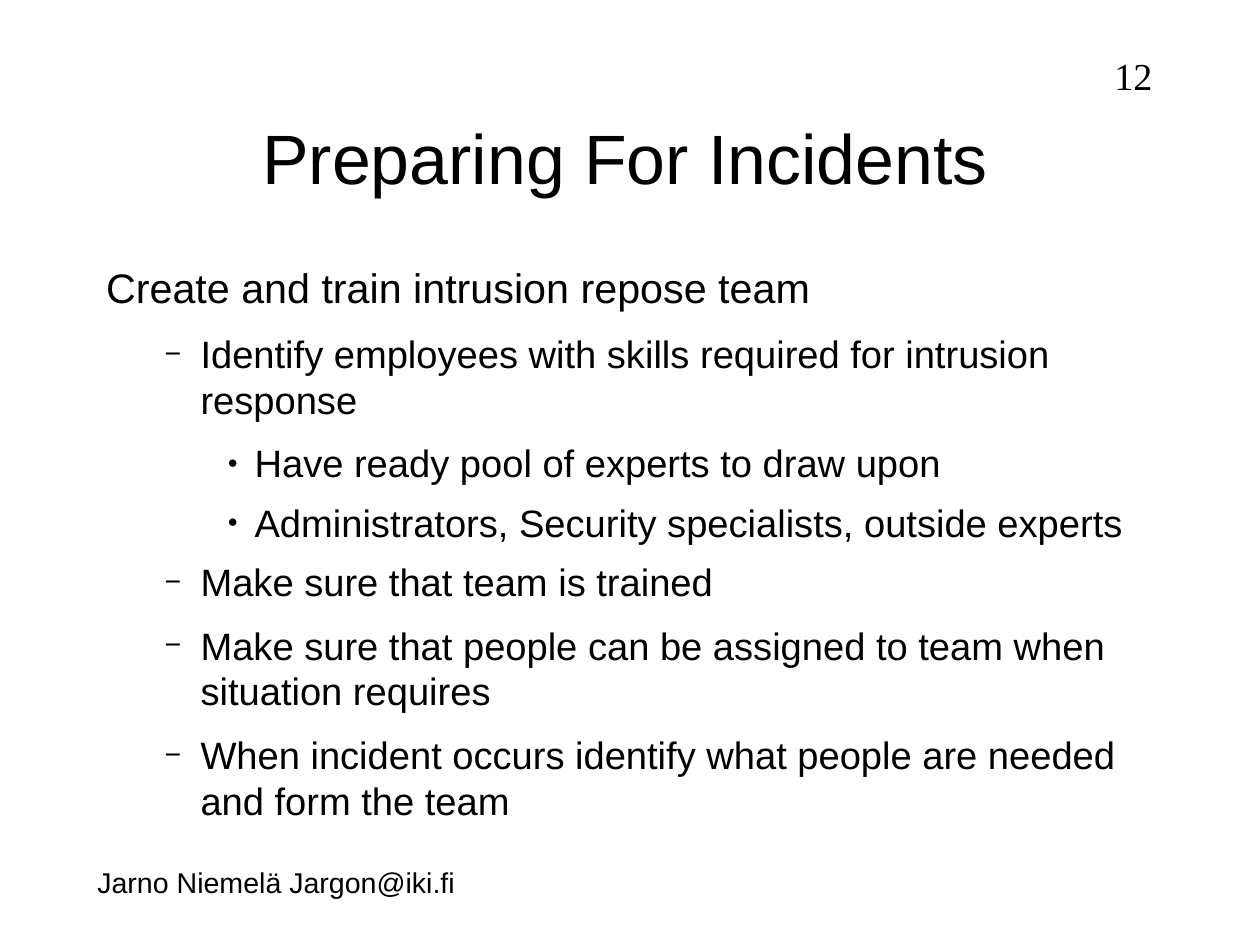
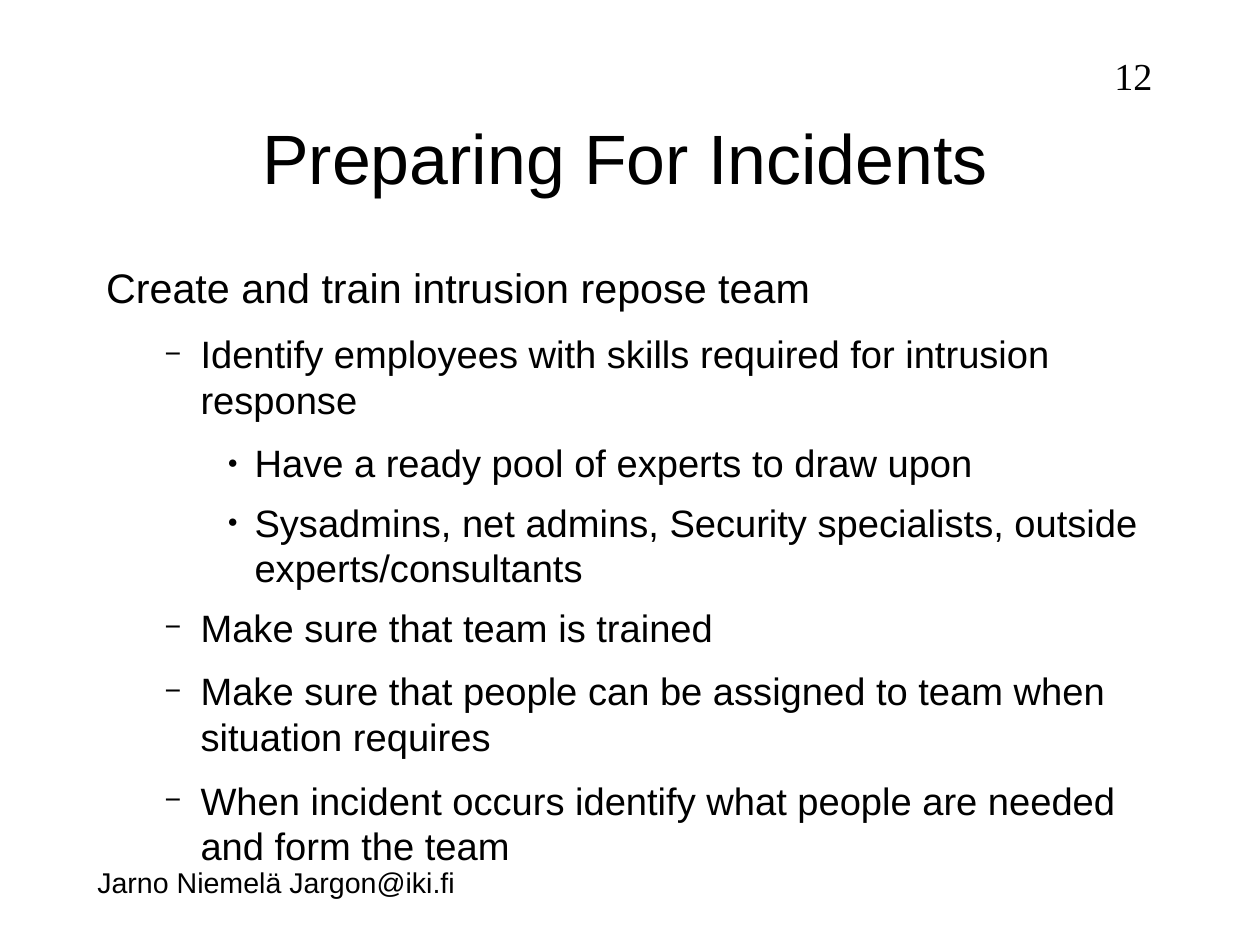
Before and after one commit to jarno-niemela/corporate_cyber_defence, a slide deck: slide 12 of Incident Response/IncidentResponse.odp. Drawn at 1260x945 pixels with LibreOffice and Linux fonts; fonts in the diff are those of the drawing; background and template pictures are left out. Boxes give left, top, right and bottom in pixels: in the first picture for what was removed or moved away, otherwise in the second. Text is boxed around its words. In the diff, an @@ line names an element or a change of style, - is before the commit and + after.

```diff
--- a/Incident Response/IncidentResponse.odp
+++ b/Incident Response/IncidentResponse.odp
@@ text at (255, 449, 1137, 590): text changed @@
-    ● Have ready pool of experts to draw upon
-    ● Administrators, Security specialists, outside experts
+    ● Have a ready pool of experts to draw upon
+    ● Sysadmins, net admins, Security specialists, outside experts/consultants
```
Also in this commit, not shown: 6 other slides changed, 3 slides added, 1 slide removed, 2 other files.
